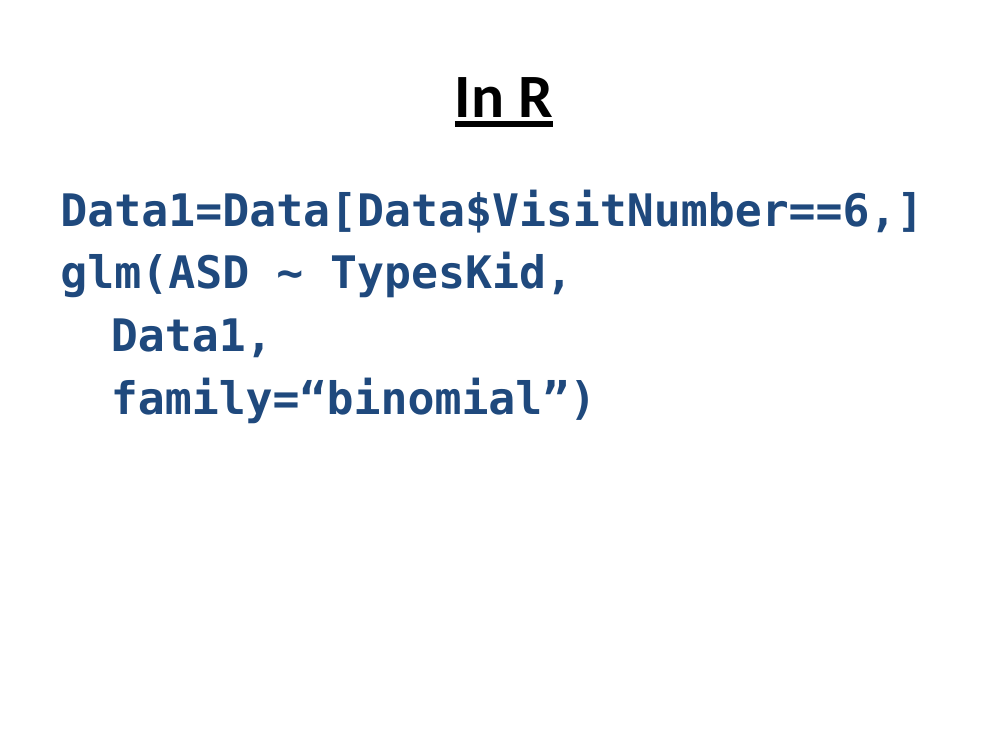
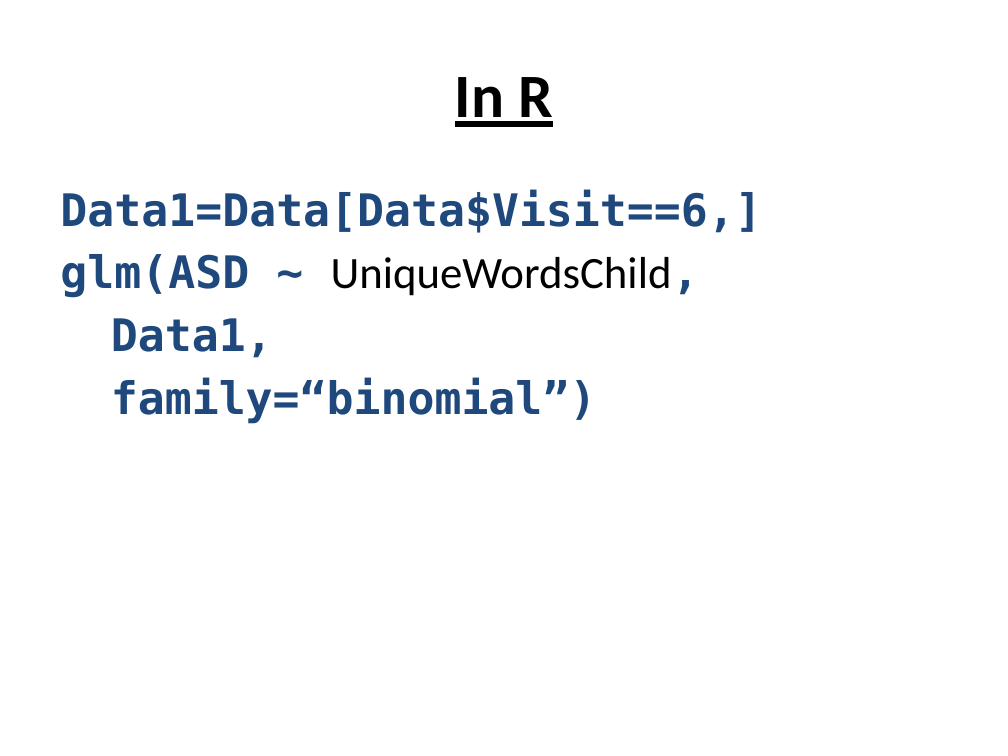
Before and after one commit to ethanweed/Stats4Humanities2016, a slide deck: slide 34 of Day5/Lecture 5.pptx. Drawn at 1008x756 pixels with LibreOffice and Linux fonts; fonts in the diff are those of the drawing. Boxes give left, top, right and bottom in pixels: in the first picture for what was removed or moved away, otherwise in the second. Text is boxed around its words. In the diff, an @@ line names an element or a change of style, - is before the commit and + after.

```diff
--- a/Day5/Lecture 5.pptx
+++ b/Day5/Lecture 5.pptx
@@ text at [60,190,761,298]: text changed @@
-Data1=Data[Data$VisitNumber==6,]
-glm(ASD ~ TypesKid,
+Data1=Data[Data$Visit==6,]
+glm(ASD ~ UniqueWordsChild,
```
Also in this commit, not shown: 17 other slides changed, 1 other file.
